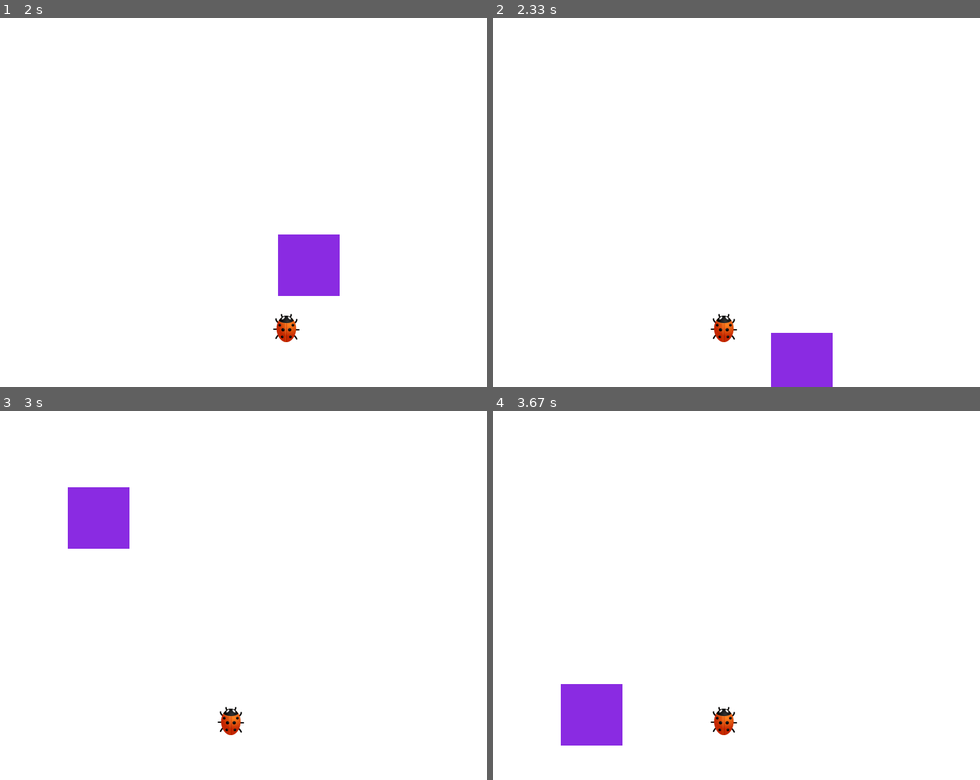
Above: before the commit, frames 1-4 (two rows, left to right).
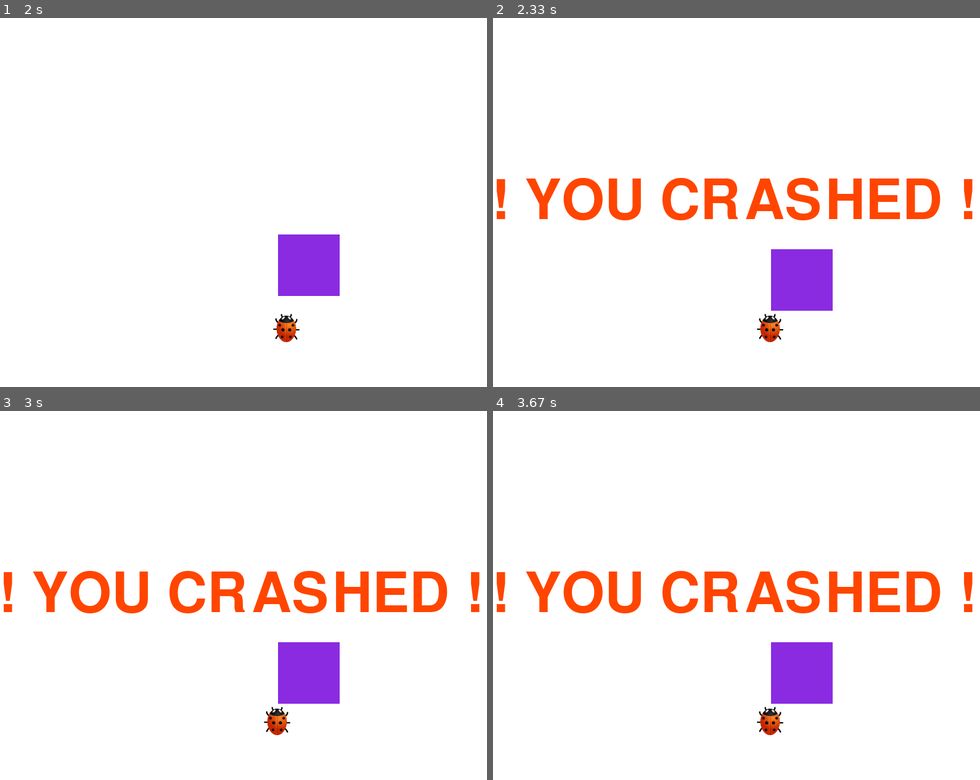
Above: after the commit, the same moments.

Repository: iAshkanRahmani/CarRace
Game: pygame game, started from pygame1.py
Two runs of this game, one before a commit and one after it. Both use one fixed random seed, a clock stepped at 60 frames per second and the inputs below.
Inputs:
- Up to frame 1 (2 s): hold Right 0.33-0.8 s; hold Right 0.83-1.3 s; hold Left 1.33-1.87 s; hold Left from 1.9 s (still down)
- Up to frame 2 (2.33 s): release Left at 2.3 s
- Up to frame 3 (3 s): no input
- Up to frame 4 (3.67 s): no input

Frame 1 is identical in both runs. In frame 2, 9.2% of the frame differs, in the area x 0-99%, y 43-100%; in frame 3, 9.4%, in the area x 0-99%, y 20-88%; in frame 4, 9.4%.

Commit message:
Add new code for challenge racing for crashed and now we game challeng True

Diff:
--- a/pygame1.py
+++ b/pygame1.py
@@ -23,6 +23,10 @@
 
 carimg = pygame.image.load('gg.png')
 
+def score(count):
+    font = pygame.font.SysFont(None , 25)
+    text = font.render("Score :"+str(count),True,blue)
+
 def stuff(stuffx,stuffy,stuffw,stuffh,color):
     pygame.draw.rect(gameDisplay,color,[stuffx,stuffy,stuffw,stuffh])
 
@@ -31,6 +35,7 @@
 def text_objects(text,font):
     textSurface = font.render(text ,True , orange_red)
     return textSurface , textSurface.get_rect()
+
 def message_display(text):
     large_text = pygame.font.Font('freesansbold.ttf',90)
     TextSurf , TextRect = text_objects(text,large_text)
@@ -91,6 +96,10 @@
             stuff_starty = 0 - stuff_height
             stuff_startx = random.randrange(0,display_width)
 
+        if y < stuff_starty + stuff_height:
+            print ("Y Rad shod ")
+            if x > stuff_startx and x < stuff_startx + stuff_witdth or x + car_width > stuff_startx and x + car_width < stuff_startx + stuff_witdth:
+                crash()
         pygame.display.update()
         clock.tick(60)
 
